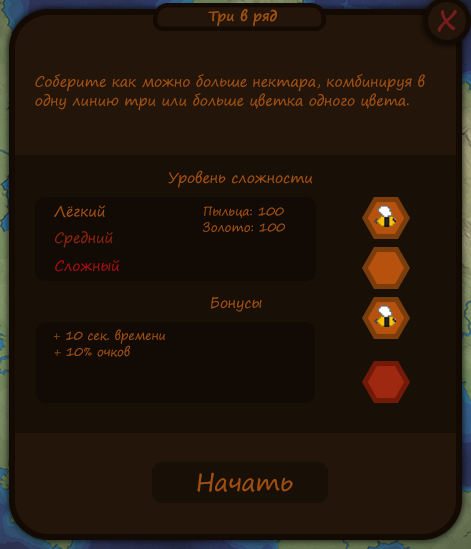
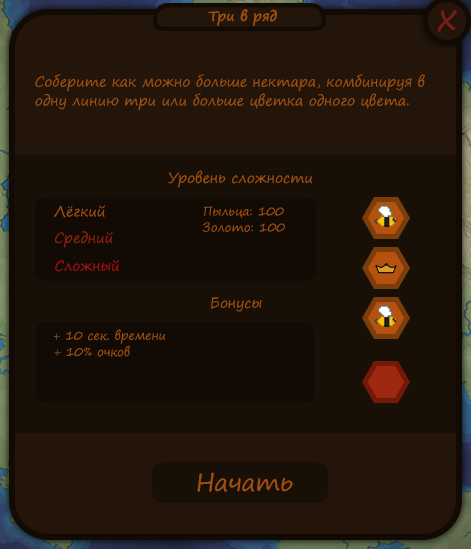
Comparing the layer stacks of the two 471px x 549px images. Changes:
added layer "Layer 2" in group "Difficult" over [375,262,397,274]
